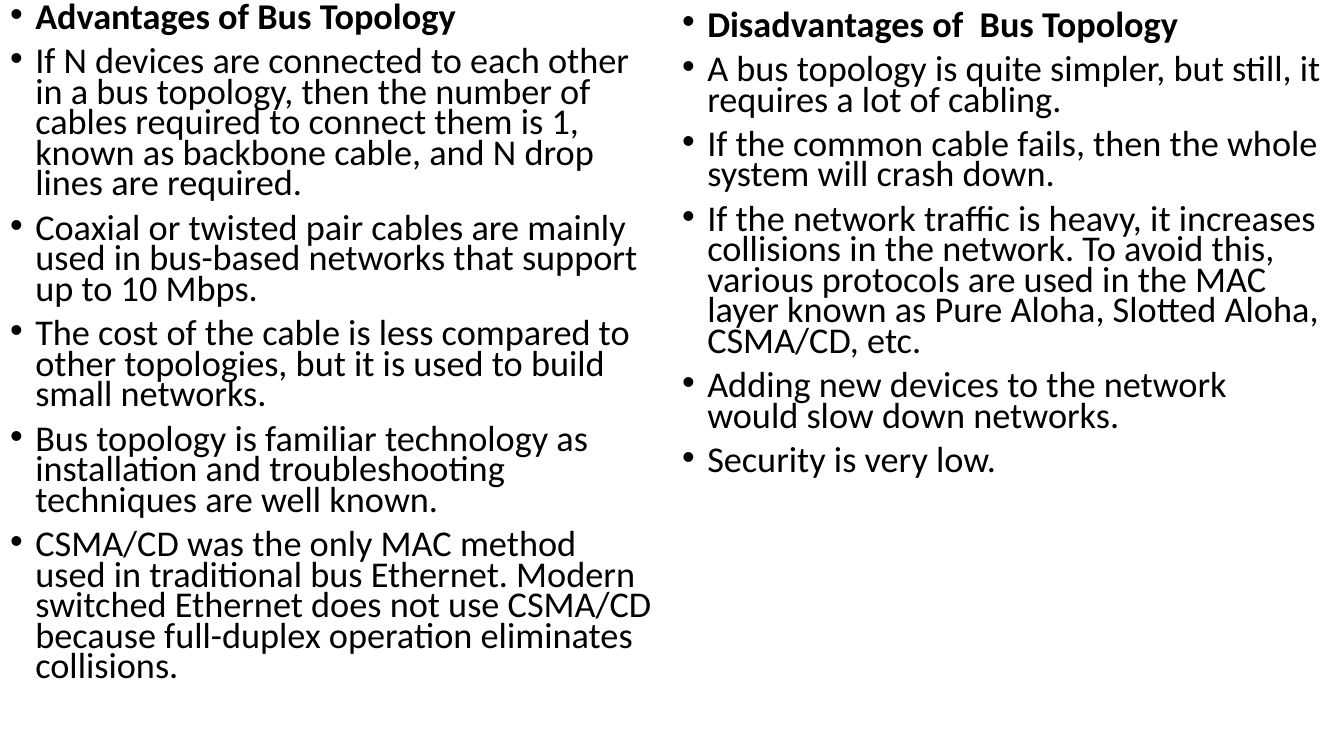
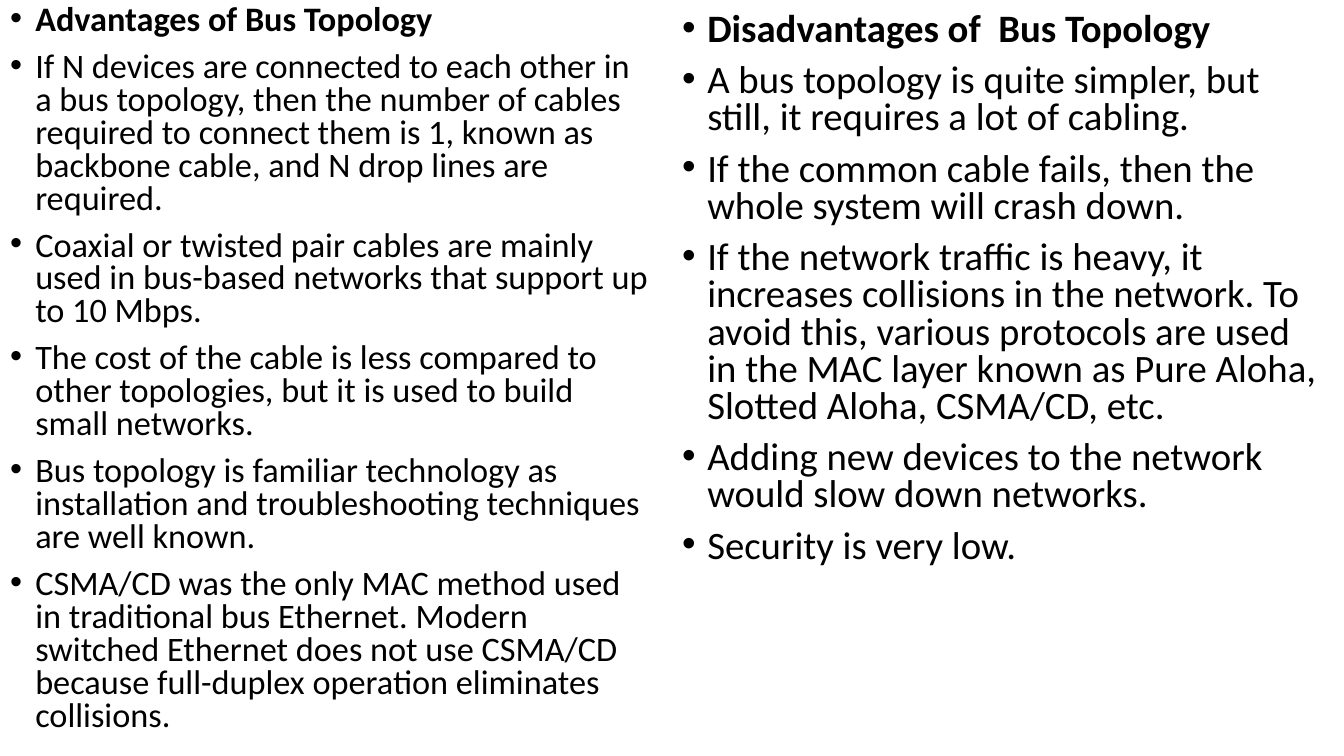
Before and after one commit to Mrcoderv/BCA-UnlimateNote-New, a slide deck: slide 6 of 5th sem/ComputerNetwork/Chapter new 4.pptx. Drawn at 1344x756 pixels with LibreOffice and Linux fonts; fonts in the diff are those of the drawing. Boxes give left, top, right and bottom in pixels: in the first picture for what was removed or moved away, otherwise in the second. Text is boxed around its words. In the diff, an @@ line names an element or a change of style, - is before the commit and + after.

```diff
--- a/5th sem/ComputerNetwork/Chapter new 4.pptx
+++ b/5th sem/ComputerNetwork/Chapter new 4.pptx
@@ text "Advantages of Bus Topology" at [35,7,648,728]: size 25.9 to 24.5 pt; line spacing 0.7 to 0.8 @@
@@ text "Disadvantages of Bus Topology" at [707,14,1316,566]: size 25.9 to 27.7 pt; line spacing 0.7 to 0.8 @@
```
Also in this commit, not shown: 11 other slides changed, 2 other files.
